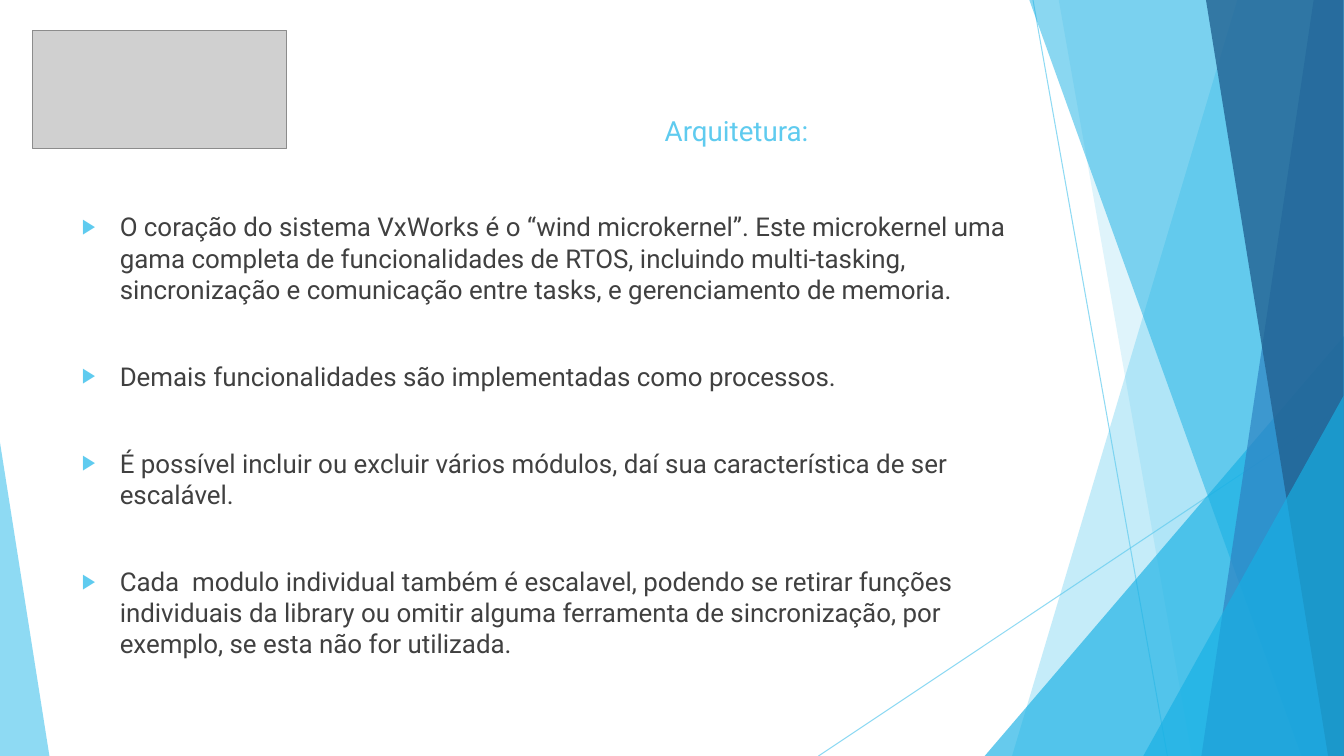
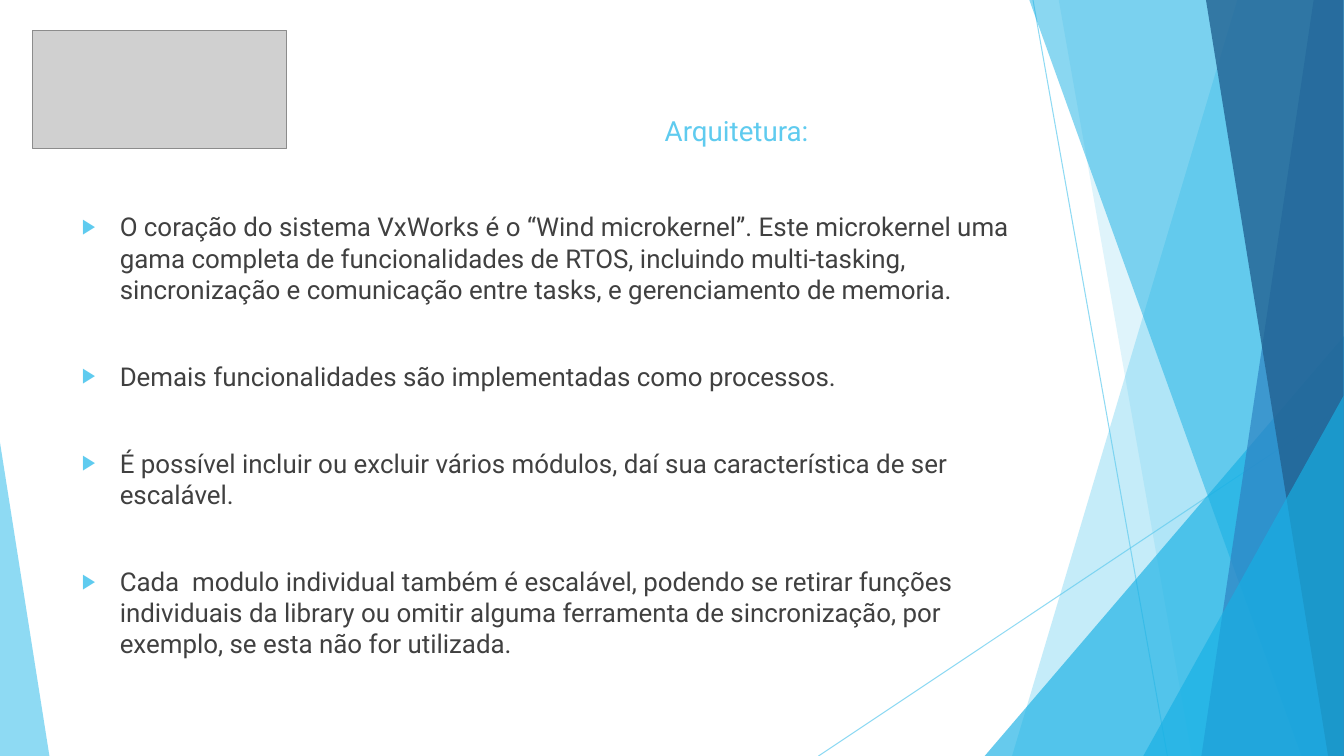
Before and after one commit to gfranzotti/seminarioVxWorks, a slide deck: slide 9 of Seminário VxWorks.pptx. Drawn at 1344x756 pixels with LibreOffice and Linux fonts; fonts in the diff are those of the drawing; grey boxes stand for pictures. Boxes give left, top, right and bottom in pixels: in the first picture for what was removed or moved away, otherwise in the second. Text is boxed around its words. In the diff, an @@ line names an element or a change of style, - is before the commit and + after.

```diff
--- a/Seminário VxWorks.pptx
+++ b/Seminário VxWorks.pptx
@@ text at (x1=120, y1=216, x2=1008, y2=305): text changed @@
-▶ O coração do sistema VxWorks é o “wind microkernel”. Este microkernel uma gama completa de funcionalidades de RTOS, incluindo multi-tasking, sincronização e comunicação entre tasks, e gerenciamento de memoria.
+▶ O coração do sistema VxWorks é o “Wind microkernel”. Este microkernel uma gama completa de funcionalidades de RTOS, incluindo multi-tasking, sincronização e comunicação entre tasks, e gerenciamento de memoria.
@@ text at (x1=120, y1=571, x2=952, y2=628): text changed @@
-▶ Cada modulo individual também é escalavel, podendo se retirar funções individuais da library ou omitir alguma ferramenta de sincronização, por exemplo, se esta não for utilizada.
+▶ Cada modulo individual também é escalável, podendo se retirar funções individuais da library ou omitir alguma ferramenta de sincronização, por exemplo, se esta não for utilizada.
```
Also in this commit, not shown: 4 other slides changed, 3 slides added, 1 slide removed, 25 other files.
